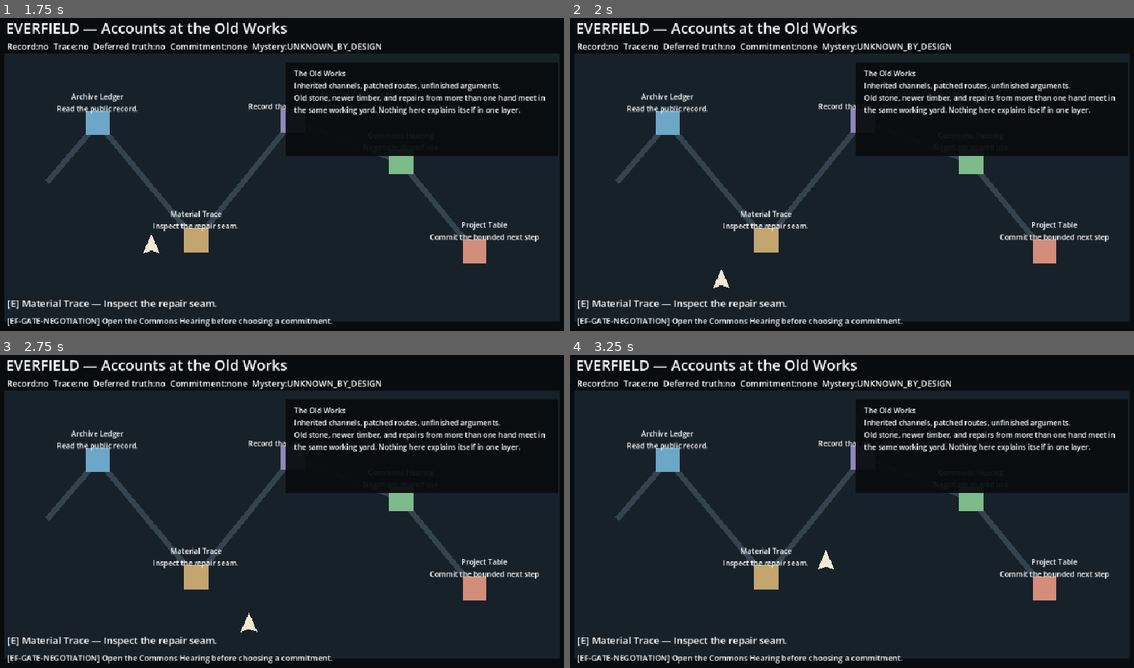
Above: before the commit, frames 1-4 (two rows, left to right).
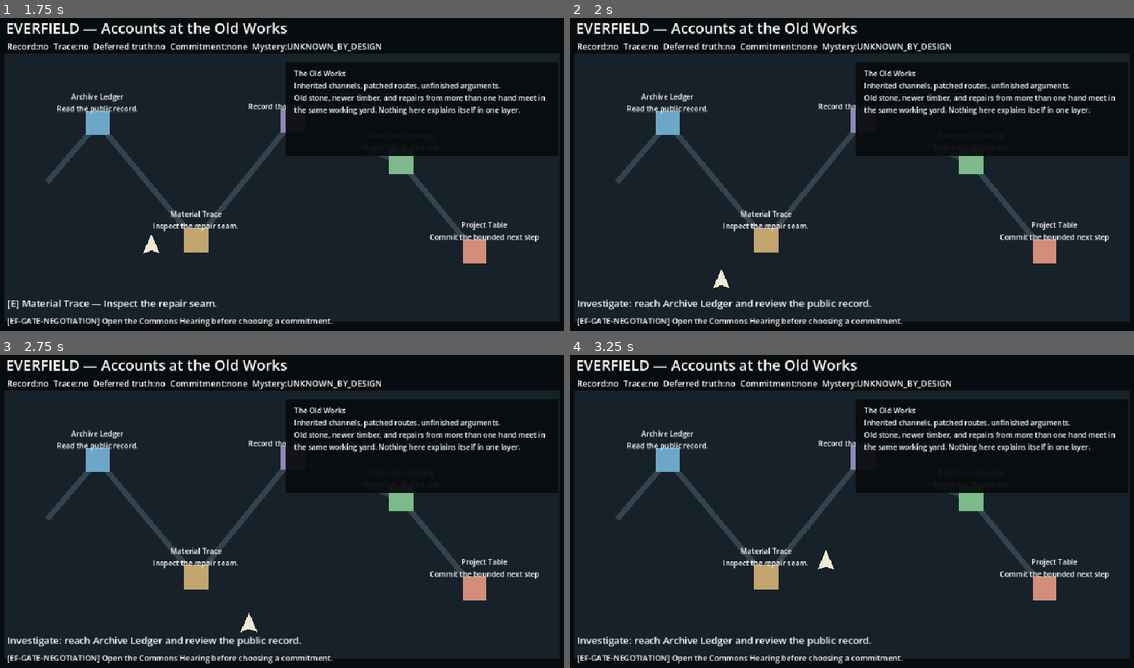
Above: after the commit, the same moments.

Repository: vokerg/everfield
Game: Godot game, scene res://main.tscn
The game is run twice, just before and just after one commit, with the same random seed, the same clock (stepped at 60 frames per second) and the same inputs.
Inputs (mouse positions are in pixels of both pictures, inside the frame that each line leads up to):
- Up to frame 1 (1.75 s): tap Enter (ui_accept) at 0.5, 0.77, 1.52 s; move the mouse to (411, 155) at 0.52 s; hold D 0.53-1.28 s; tap E at 0.6 s; click (411, 155) at 0.67 s; tap Q at 0.8, 1.35 s; move the mouse to (163, 190) at 1.27 s; hold S from 1.28 s (still down); tap 1 at 1.55 s
- Up to frame 2 (2 s): keep holding S
- Up to frame 3 (2.75 s): move the mouse to (338, 436) at 2.02 s; release S at 2.03 s; hold D from 2.03 s (still down); tap 1 at 2.1 s; tap 3 at 2.3 s
- Up to frame 4 (3.25 s): move the mouse to (823, 574) at 2.77 s; release D at 2.78 s; hold W from 2.78 s (still down); tap 3 at 2.85 s; click (823, 574) at 2.92 s; tap Enter (ui_accept) at 3.02 s; tap 2 at 3.05 s

Frame 1 is identical in both runs. In frame 2, 0.8% of the frame differs, in the area x 1-54%, y 90-94%; in frame 3, 0.8%; in frame 4, 0.8%.

Commit message:
feat: integrate published feedback and command policies in live game (#1545)

Diff:
--- a/game/main.gd
+++ b/game/main.gd
@@ -9,6 +9,8 @@
 const StationWorld = preload("res://components/station_world/station_world.gd")
 const TraversalPolicy = preload("res://components/traversal_policy/traversal_policy.gd")
 const PlayablePresentation = preload("res://components/playable_presentation/playable_presentation.gd")
+const InteractionFeedbackPolicy = preload("res://components/interaction_feedback/interaction_feedback_policy.gd")
+const ActionCommandPolicy = preload("res://components/action_commands/action_command_policy.gd")
 
 const PLAYER_SPEED := 230.0
 const INTERACT_RADIUS := 88.0
@@ -75,22 +77,17 @@
         _refresh_nearby_hint()
 
 func _unhandled_key_input(event: InputEvent) -> void:
-    if not (event is InputEventKey):
+    # The published pure decoder preserves logical keycode, pressed, echo and
+    # exact E/1/2/3/R meanings. Dispatch and session gates remain here.
+    var command: Dictionary = ActionCommandPolicy.decode_event(event)
+    if not command.get("ok", false):
         return
-    var key_event := event as InputEventKey
-    if not key_event.pressed or key_event.echo:
-        return
-
-    match key_event.keycode:
-        KEY_E:
+    match String(command.get("action", "")):
+        "interact":
             interact_nearest()
-        KEY_1:
-            choose_commitment("repair_pilot")
-        KEY_2:
-            choose_commitment("records_first")
-        KEY_3:
-            choose_commitment("defer")
-        KEY_R:
+        "choose_commitment":
+            choose_commitment(String(command.get("choice", "")))
+        "reset":
             reset_slice()
 
 func _build_world() -> void:
@@ -389,20 +386,27 @@
     print("[EVERFIELD][PRESENTATION] %s" % text.replace("\n", " | "))
 
 func _refresh_nearby_hint() -> void:
-    var station_id := _nearest_station_id()
-    if station_id.is_empty():
-        return
-    var station_data: Dictionary = station_world.get_station(station_id)
-    var display := _station_display(station_id, station_data)
-    objective_label.text = "[E] %s — %s" % [display["title"], display["hint"]]
+    # Movement must arbitrate again even after walking out of range. The old
+    # early return left the most recent [E] prompt visibly stale.
+    _refresh_hud()
 
 func _refresh_hud() -> void:
     if objective_label == null or status_label == null:
         return
     var view: Dictionary = get_hud_view()
-    objective_label.text = String(view.get("objective", "[EF-HUD-STATE] Invalid bounded session state."))
-    if view.get("phase", "") == "COMPLETE":
-        objective_label.text += " Press R to reset."
+    var station_id := _nearest_station_id()
+    var display: Dictionary = {}
+    if not station_id.is_empty():
+        # Both IDs and public text come from existing reviewed providers;
+        # malformed/unknown nearest data never authorizes a new action.
+        var station_data: Dictionary = station_world.get_station(station_id)
+        display = _station_display(station_id, station_data)
+    var objective: Dictionary = InteractionFeedbackPolicy.objective_view(
+        view, station_id, display, station_world.get_station_ids()
+    )
+    objective_label.text = String(objective.get(
+        "objective", "[EF-HUD-STATE] Invalid bounded session state. Progress is not inferred."
+    ))
     status_label.text = String(view.get("status", "Mystery:UNKNOWN_BY_DESIGN"))
 
 func _emit_diagnostic(code: String, context: Dictionary = {}) -> void:
--- a/game/smoke_test.gd
+++ b/game/smoke_test.gd
@@ -25,6 +25,7 @@
     _expect(game.session_state != null, "published bounded session-state component wired")
     _expect(game.diagnostic_catalog != null, "published diagnostic catalog component wired")
     _expect(game.hud_objective_model != null, "published HUD objective/status component wired")
+    _expect(game.has_method("_refresh_nearby_hint") and game.has_method("_unhandled_key_input"), "new source-frozen feedback and command dispatch seam is callable")
 
     _expect(game.station_world is RefCounted, "reviewed station-world metadata provider is wired")
     _expect(game.playable_presentation is RefCounted, "reviewed public narrative assembler is wired")
@@ -182,6 +183,43 @@
     _expect(not game.choose_commitment("unsupported"), "unsupported choice before negotiation cannot bypass hearing gate")
     _expect((game.get_node("Diagnostic") as Label).text == game.diagnostic_catalog.format_line("EF-GATE-NEGOTIATION"), "early unsupported choice remains negotiation-gated")
 
+    # Assert real Label/HUD arbitration against the reviewed provider, rather
+    # than accepting only the isolated RefCounted unit smoke assertions.
+    var live_objective := game.get_node_or_null("Objective") as Label
+    _expect(live_objective != null, "actual scene objective Label available for near/far arbitration")
+    if live_objective != null:
+        game.reset_slice()
+        var record_display: Dictionary = game._station_display(
+            "public_record", game.station_world.get_station("public_record")
+        )
+        var exact_hint: String = "[E] %s — %s" % [
+            record_display["title"], record_display["hint"]
+        ]
+        game.player.position = Vector2(88, 188)
+        game._refresh_nearby_hint()
+        _expect(live_objective.text == exact_hint, "radius 88 boundary displays exactly approved source title and hint")
+        game.player.position = Vector2(87, 188)
+        game._refresh_nearby_hint()
+        _expect(live_objective.text == String(game.get_hud_view()["objective"]),
+            "outside radius 88 restores current reviewed phase objective without stale E")
+        game.player.position = Vector2(176, 188)
+        game._refresh_nearby_hint()
+        _expect(live_objective.text == exact_hint, "returning inside radius restores identical approved E prompt")
+        _expect(game.interact_with("public_record"), "nearby policy does not replace public interaction")
+        _expect(game.interact_with("defer_conclusion"), "nearby policy preserves explicit truth deferral")
+        _expect(game.interact_with("commons_hearing"), "nearby policy leaves hearing gate intact")
+        _expect(game.choose_commitment("records_first"), "nearby policy leaves approved records-first consent gate intact")
+        _expect(game.interact_with("project_table"), "nearby policy leaves bounded completion intact")
+        game._refresh_nearby_hint()
+        _expect(live_objective.text == String(game.get_hud_view()["objective"]) + " Press R to reset.",
+            "COMPLETE wins over nearby E with exact pre-existing reset instruction")
+        _expect(not live_objective.text.contains("[E]"), "completed visible label never implies another station action")
+        _expect(game.get_game_state().get("mystery_state") == "UNKNOWN_BY_DESIGN",
+            "new live HUD hint path cannot resolve private mystery")
+        game.reset_slice()
+        _expect(live_objective.text == String(game.get_hud_view()["objective"]),
+            "scene reset restores reviewed phase with no E or stale R suffix")
+
     _finish()
 
 func _expect(condition: bool, message: String) -> void:
--- a/game/tests/movement_interaction_smoke.gd
+++ b/game/tests/movement_interaction_smoke.gd
@@ -18,9 +18,11 @@
 
     var player := game.get_node_or_null("Player") as Node2D
     var diagnostic := game.get_node_or_null("Diagnostic") as Label
+    var objective := game.get_node_or_null("Objective") as Label
     _expect(player != null, "player node exists")
     _expect(diagnostic != null, "diagnostic label exists")
-    if player == null or diagnostic == null:
+    _expect(objective != null, "real visible HUD objective label exists")
+    if player == null or diagnostic == null or objective == null:
         _finish()
         return
 
@@ -40,9 +42,29 @@
     _expect(player.position.x > movement_start.x, "synthetic D key moves player right through gameplay input path")
     _expect(player.position.y < movement_start.y, "synthetic W key moves player up through gameplay input path")
     _expect(player.position.distance_to(Vector2(176, 188)) <= 88.0, "input-driven movement reaches Archive Ledger interaction radius")
-    _expect(game.interact_nearest(), "interaction succeeds after input-driven movement reaches valid station")
+    var record_display: Dictionary = game._station_display(
+        "public_record", game.station_world.get_station("public_record")
+    )
+    var expected_hint := "[E] %s — %s" % [record_display["title"], record_display["hint"]]
+    _expect(objective.text == expected_hint, "actual WASD movement renders exact reviewed public station hint")
+    _tap_action(KEY_E)
+    await process_frame
     var moved_state: Dictionary = game.get_game_state()
-    _expect(moved_state.get("record_read", false) == true, "nearest interaction after movement executes Archive Ledger")
+    _expect(moved_state.get("record_read", false) == true, "actual input E event interacts only after valid proximity")
+    _expect((moved_state.get("history", []) as Array).count("PUBLIC_RECORD_REVIEWED") == 1,
+        "E release does not replay nearest station interaction")
+
+    _press_key(KEY_D)
+    game._process(0.95)
+    _release_key(KEY_D)
+    _expect(game._nearest_station_id().is_empty(), "real D movement leaves every station radius")
+    _expect(objective.text == String(game.get_hud_view()["objective"])
+        and not objective.text.contains("[E]"), "actual near to far movement clears stale E and restores live phase")
+    _press_key(KEY_A)
+    game._process(0.95)
+    _release_key(KEY_A)
+    _expect(game._nearest_station_id() == "public_record", "real A movement returns to Archive Ledger radius")
+    _expect(objective.text == expected_hint, "actual far to near movement restores exactly reviewed E prompt")
 
     game.reset_slice()
     _press_key(KEY_A)
@@ -64,7 +86,85 @@
     _expect(not game.interact_with("unknown_station"), "unknown interaction surface fails closed")
     _expect(diagnostic.text.begins_with("[EF-INTERACT-UNKNOWN]"), "unknown interaction surface fails visibly")
 
+    # Send events through Godot's real input dispatch, not decoder-only calls:
+    # action release, echo, physical-only forgery, early consent, deferral,
+    # both commitments and scene R reset must retain original state gates.
+    game.reset_slice()
+    var before_rejected: Dictionary = game.get_game_state()
+    _send_action_event(KEY_E, false)
+    _send_action_event(KEY_E, true, true)
+    _send_action_event(KEY_E, false)
+    _send_action_event(0, true, false, KEY_E)
+    _send_action_event(0, false, false, KEY_E)
+    _send_action_event(KEY_Q, true)
+    _send_action_event(KEY_Q, false)
+    await process_frame
+    _expect(game.get_game_state() == before_rejected,
+        "release, echo, physical-only E and unmapped Q never forge an action")
+    _tap_action(KEY_1)
+    await process_frame
+    _expect(game.get_game_state().get("commitment", "") == "",
+        "real input 1 cannot authorize commitment before hearing")
+    _expect(diagnostic.text.begins_with("[EF-GATE-NEGOTIATION]"),
+        "early invalid real input choice produces existing reviewed gate diagnostic")
+
+    _expect(game.interact_with("public_record"), "physical-key scene fixture reads public record")
+    _expect(game.interact_with("defer_conclusion"), "physical-key scene fixture defers truth finding")
+    _expect(game.interact_with("commons_hearing"), "physical-key scene fixture opens approved hearing")
+    _tap_action(KEY_3)
+    await process_frame
+    var deferred: Dictionary = game.get_game_state()
+    _expect(deferred.get("commitment") == "" and not deferred.get("negotiation_open", true),
+        "real 3 key explicitly defers public commitment rather than implying consent")
+    _expect((deferred.get("history", []) as Array).has("PUBLIC_COMMITMENT_DEFERRED"),
+        "real deferral key appends only reviewed public nonconsent history")
+    _expect(deferred.get("mystery_state") == "UNKNOWN_BY_DESIGN",
+        "nonconsent path cannot promote mystery truth")
+    _expect(game.interact_with("commons_hearing"), "approved hearing may reopen after key-3 deferral")
+    _tap_action(KEY_2)
+    await process_frame
+    _expect(game.get_game_state().get("commitment") == "records_first",
+        "real 2 key invokes reviewed records-first choice only when hearing open")
+    _expect(game.interact_with("project_table"), "records-first key selection closes actual bounded scene loop")
+    player.position = Vector2(176, 188)
+    game._refresh_nearby_hint()
+    _expect(objective.text == String(game.get_hud_view()["objective"]) + " Press R to reset."
+        and not objective.text.contains("[E]"), "completed nearby scene suppresses E and retains original R reset")
+    _tap_action(KEY_R)
+    await process_frame
+    _expect(player.position.is_equal_approx(Vector2(92, 286))
+        and game.get_game_state().get("commitment") == ""
+        and not game.get_game_state().get("completed", true),
+        "real R key resets bounded state and actual player spawn")
+    _expect(objective.text == String(game.get_hud_view()["objective"])
+        and not objective.text.contains("Press R to reset."), "real R key restores exact reviewed phase objective")
+
+    _expect(game.interact_with("public_record"), "repair-input fixture reads approved record")
+    _expect(game.interact_with("material_trace"), "repair-input fixture reviews independent trace")
+    _expect(game.interact_with("commons_hearing"), "repair-input fixture opens bounded hearing")
+    _tap_action(KEY_1)
+    await process_frame
+    _expect(game.get_game_state().get("commitment") == "repair_pilot",
+        "real 1 key commits only the approved repair route during hearing")
+    _expect(game.interact_with("project_table"), "repair-input fixture closes playable loop")
+    _expect(game.get_game_state().get("outcome") == "BOUNDED_REPAIR_PILOT_STARTED",
+        "real repair route cannot invent an unreviewed consequence")
+
     _finish()
+
+func _tap_action(keycode: int) -> void:
+    _send_key(keycode, true)
+    _send_key(keycode, false)
+
+func _send_action_event(keycode: int, pressed: bool, echo: bool = false,
+        physical_keycode: int = -1) -> void:
+    var event := InputEventKey.new()
+    event.keycode = keycode
+    event.physical_keycode = keycode if physical_keycode == -1 else physical_keycode
+    event.pressed = pressed
+    event.echo = echo
+    Input.parse_input_event(event)
+    Input.flush_buffered_events()
 
 func _press_key(keycode: int) -> void:
     _send_key(keycode, true)
Not shown, changed: .github/workflows/godot-first-playable-smoke.yml
Not shown, changed: docs/implementation/first-playable.md
Not shown, added: docs/planning/handoffs/issue-1545.md
